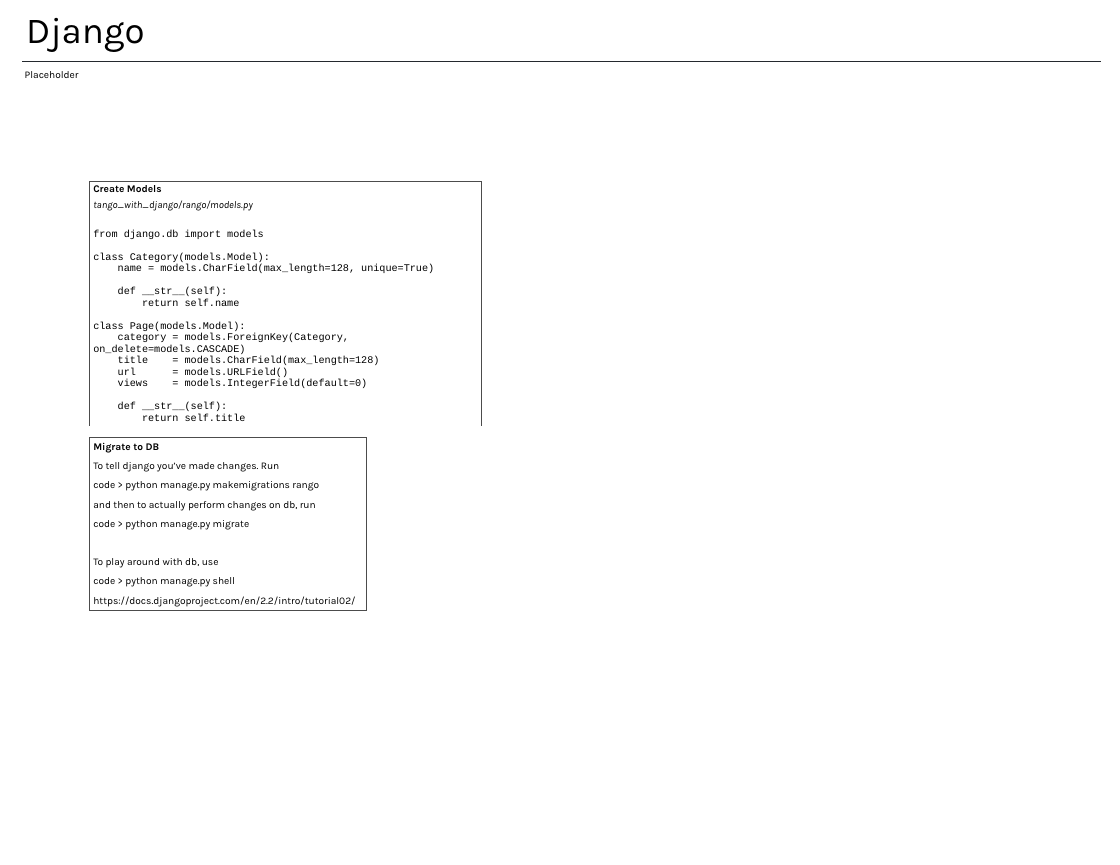
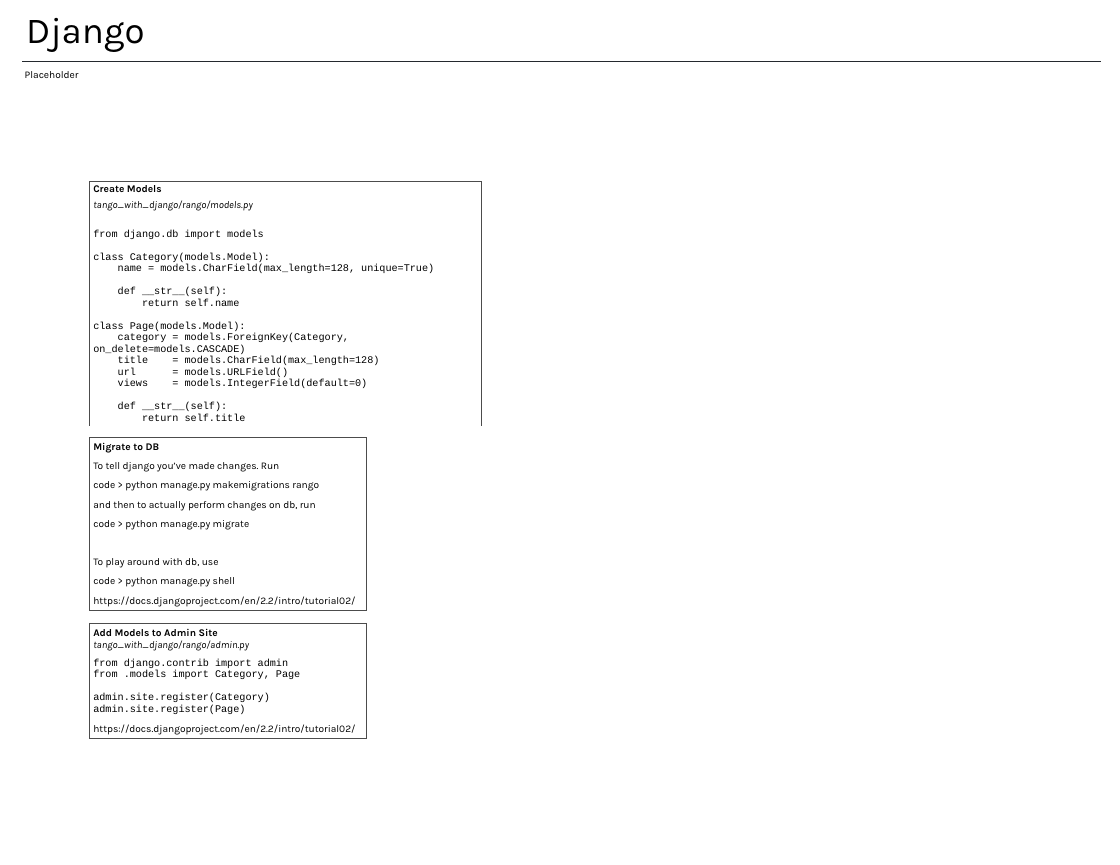
Before and after one commit to jacobferlin/cheatsheets, a slide deck: slide 2 of Django.pptx. Drawn at 1120x865 pixels with LibreOffice and Linux fonts; fonts in the diff are those of the drawing. Boxes give left, top, right and bottom in pixels: in the first picture for what was removed or moved away, otherwise in the second. Text is boxed around its words. In the diff, an @@ line names an element or a change of style, - is before the commit and + after.

Commit message:
Added models to admin site.

```diff
--- a/Django.pptx
+++ b/Django.pptx
@@ table added at [89,624,366,743], 3 rows, 1 columns @@
+Add Models to Admin Site / tango_with_django/rango/admin.py
+from django.contrib import admin / from .models import Category, Page / admin.site.register(Category) / admin.site.register(Page)
+https://docs.djangoproject.com/en/2.2/intro/tutorial02/
```
